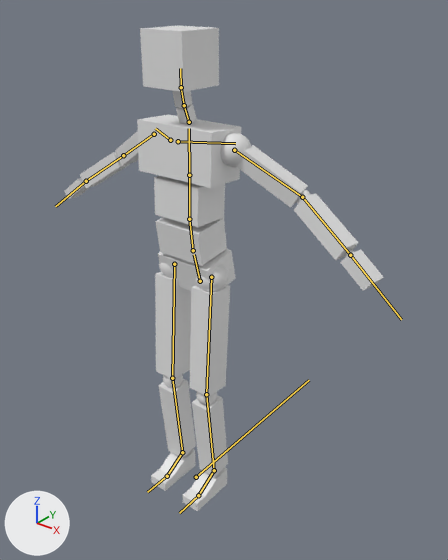
Two versions of the FBX model WalkingSim/Assets/August/Dummy model/Dummy.fbx, one commit apart.
The view is the same before and after, from a 50 mm camera at (1.502, -1.667, 2.12) aimed at (0.149, 0.024, 1.072). Every picture has the same lights, and +X, +Y and +Z are marked at lower left. The bones that bend it are drawn over the model as lines.

Objects in the first picture: 'Dummy'.
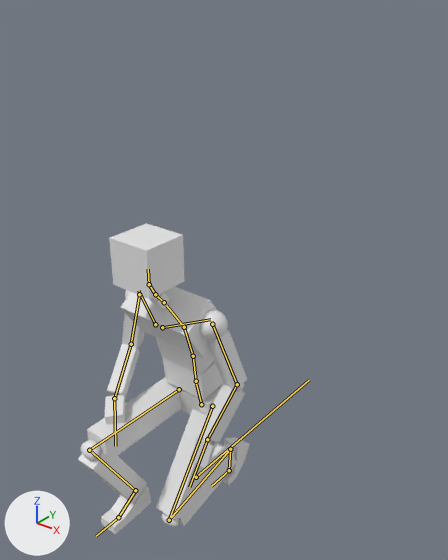
The newer file adds an action. The first version stands in its rest pose; the second is drawn at frame 29 of the action 'rig|Crouch Idle'.

Where the change shows, as pixel boxes [x1, y1, x2, y2] in the pictures (448 x 560 px):
'Dummy', posed
    before: [64, 26, 384, 511]
    after: [78, 223, 250, 534]
bone 'DEF-spine', root to tip
    before: (200, 281) to (194, 254)
    after: (201, 404) to (196, 384)
bone 'DEF-spine.002', root to tip
    before: (189, 219) to (189, 175)
    after: (193, 356) to (184, 327)
bone 'DEF-spine.003', root to tip
    before: (189, 175) to (189, 128)
    after: (184, 327) to (166, 305)
bone 'DEF-spine.004', root to tip
    before: (189, 122) to (184, 105)
    after: (164, 302) to (155, 294)
bone 'DEF-head', root to tip
    before: (181, 87) to (180, 68)
    after: (149, 284) to (148, 269)
bone 'DEF-upper_arm.L', root to tip
    before: (234, 150) to (302, 197)
    after: (212, 324) to (237, 384)
bone 'DEF-forearm.L', root to tip
    before: (302, 197) to (350, 255)
    after: (237, 384) to (207, 439)
bone 'DEF-hand.L', root to tip
    before: (350, 255) to (401, 319)
    after: (207, 439) to (189, 487)
bone 'DEF-upper_arm.R', root to tip
    before: (154, 134) to (123, 155)
    after: (139, 294) to (131, 344)
bone 'DEF-forearm.R', root to tip
    before: (123, 155) to (86, 181)
    after: (131, 344) to (114, 398)
bone 'DEF-hand.R', root to tip
    before: (86, 181) to (55, 206)
    after: (114, 398) to (115, 446)
bone 'DEF-thigh.L', root to tip
    before: (211, 277) to (206, 394)
    after: (212, 406) to (169, 520)
bone 'DEF-shin.L', root to tip
    before: (206, 394) to (214, 470)
    after: (169, 520) to (230, 449)
bone 'DEF-foot.L', root to tip
    before: (214, 470) to (198, 495)
    after: (230, 449) to (229, 470)
bone 'DEF-toe.L', root to tip
    before: (198, 495) to (179, 513)
    after: (229, 470) to (211, 486)
bone 'DEF-thigh.R', root to tip
    before: (174, 264) to (172, 378)
    after: (179, 389) to (89, 450)
bone 'DEF-shin.R', root to tip
    before: (172, 378) to (182, 452)
    after: (89, 450) to (135, 490)
bone 'DEF-foot.R', root to tip
    before: (182, 452) to (167, 476)
    after: (135, 490) to (118, 517)

The edits, one by one:
Bone 'DEF-spine' (bone_def_spine) moves from (0.0, 0.0, 0.0) to (0.0, -0.598, 0.158).
Bone 'DEF-spine' (bone_def_spine) turns from (0, 0, 0) to (-1, 0, 0) degrees about its own x, y and z.
Bone 'DEF-spine.002' (bone_def_spine_002) turns from (0, 0, 0) to (19, 0, 0) degrees about its own x, y and z.
Bone 'DEF-spine.003' (bone_def_spine_003) turns from (0, 0, 0) to (18, 0, 0) degrees about its own x, y and z.
Bone 'DEF-spine.004' (bone_def_spine_004) turns from (0, 0, 0) to (-18, 0, 0) degrees about its own x, y and z.
Bone 'DEF-head' (bone_def_head) turns from (0, 0, 0) to (-18, 0, 0) degrees about its own x, y and z.
Bone 'DEF-upper_arm.L' (bone_def_upper_arm_l) turns from (0, 0, 0) to (43, 12, -30) degrees about its own x, y and z.
Bone 'DEF-forearm.L' (bone_def_forearm_l) turns from (0, 0, 0) to (26, 8, -3) degrees about its own x, y and z.
Bone 'DEF-hand.L' (bone_def_hand_l) turns from (0, 0, 0) to (-14, 43, -16) degrees about its own x, y and z.
Bone 'DEF-upper_arm.R' (bone_def_upper_arm_r) turns from (0, 0, 0) to (53, -12, 23) degrees about its own x, y and z.
Bone 'DEF-upper_arm.R' (bone_def_upper_arm_r) is rescaled from (1.0, 1.0, 1.0) to (1.01, 0.99, 1.01).
Bone 'DEF-forearm.R' (bone_def_forearm_r) turns from (0, 0, 0) to (48, 0, 0) degrees about its own x, y and z.
Bone 'DEF-forearm.R' (bone_def_forearm_r) is rescaled from (1.0, 1.0, 1.0) to (1.0, 0.99, 1.01).
Bone 'DEF-hand.R' (bone_def_hand_r) turns from (0, 0, 0) to (95, -62, -83) degrees about its own x, y and z.
Bone 'DEF-thigh.L' (bone_def_thigh_l) turns from (0, 0, 0) to (-29, 0, 0) degrees about its own x, y and z.
Bone 'DEF-thigh.L' (bone_def_thigh_l) is rescaled from (1.0, 1.0, 1.0) to (1.02, 0.97, 1.02).
Bone 'DEF-shin.L' (bone_def_shin_l) turns from (0, 0, 0) to (130, 0, 0) degrees about its own x, y and z.
Bone 'DEF-shin.L' (bone_def_shin_l) is rescaled from (1.0, 1.0, 1.0) to (1.0, 0.97, 1.03).
Bone 'DEF-foot.L' (bone_def_foot_l) turns from (0, 0, 0) to (-48, 0, 0) degrees about its own x, y and z.
Bone 'DEF-foot.L' (bone_def_foot_l) is rescaled from (1.0, 1.0, 1.0) to (0.98, 0.99, 1.03).
Bone 'DEF-toe.L' (bone_def_toe_l) turns from (0, 0, 0) to (50, 0, 0) degrees about its own x, y and z.
Bone 'DEF-thigh.R' (bone_def_thigh_r) turns from (0, 0, 0) to (-85, 0, 0) degrees about its own x, y and z.
Bone 'DEF-thigh.R' (bone_def_thigh_r) is rescaled from (1.0, 1.0, 1.0) to (1.02, 0.97, 1.02).
Bone 'DEF-shin.R' (bone_def_shin_r) turns from (0, 0, 0) to (111, 0, 0) degrees about its own x, y and z.
Bone 'DEF-shin.R' (bone_def_shin_r) is rescaled from (1.0, 1.0, 1.0) to (1.0, 0.95, 1.05).
Bone 'DEF-foot.R' (bone_def_foot_r) turns from (0, 0, 0) to (-25, 0, 0) degrees about its own x, y and z.
Bone 'DEF-foot.R' (bone_def_foot_r) is rescaled from (1.0, 1.0, 1.0) to (0.98, 0.98, 1.05).
